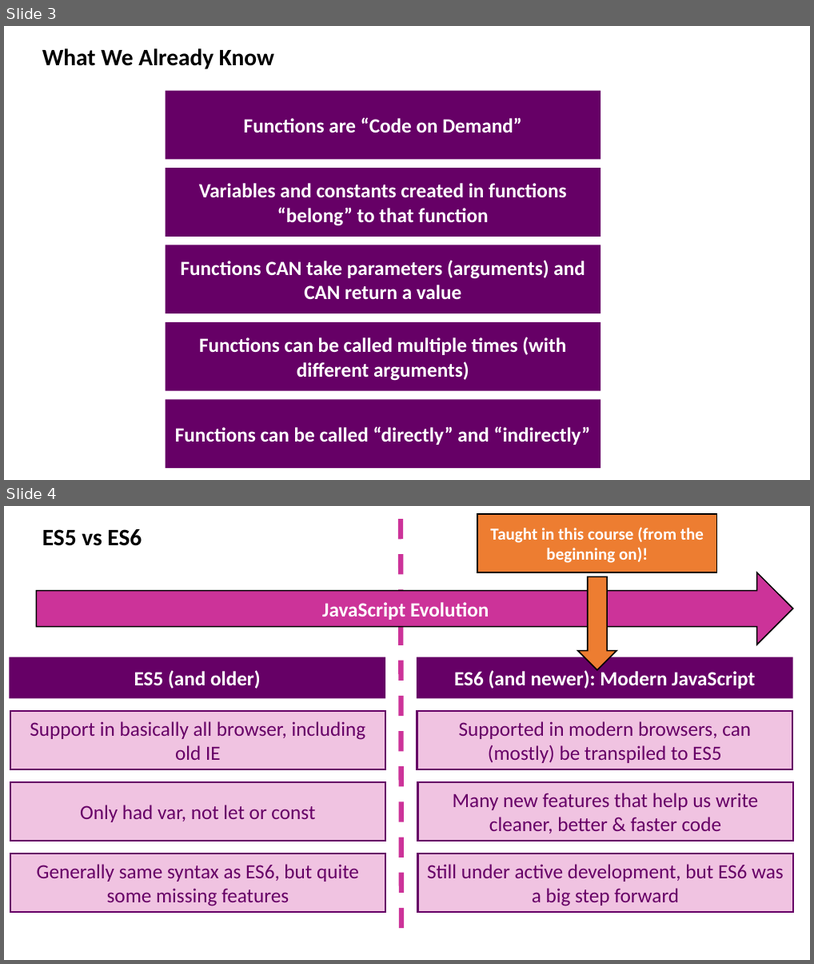
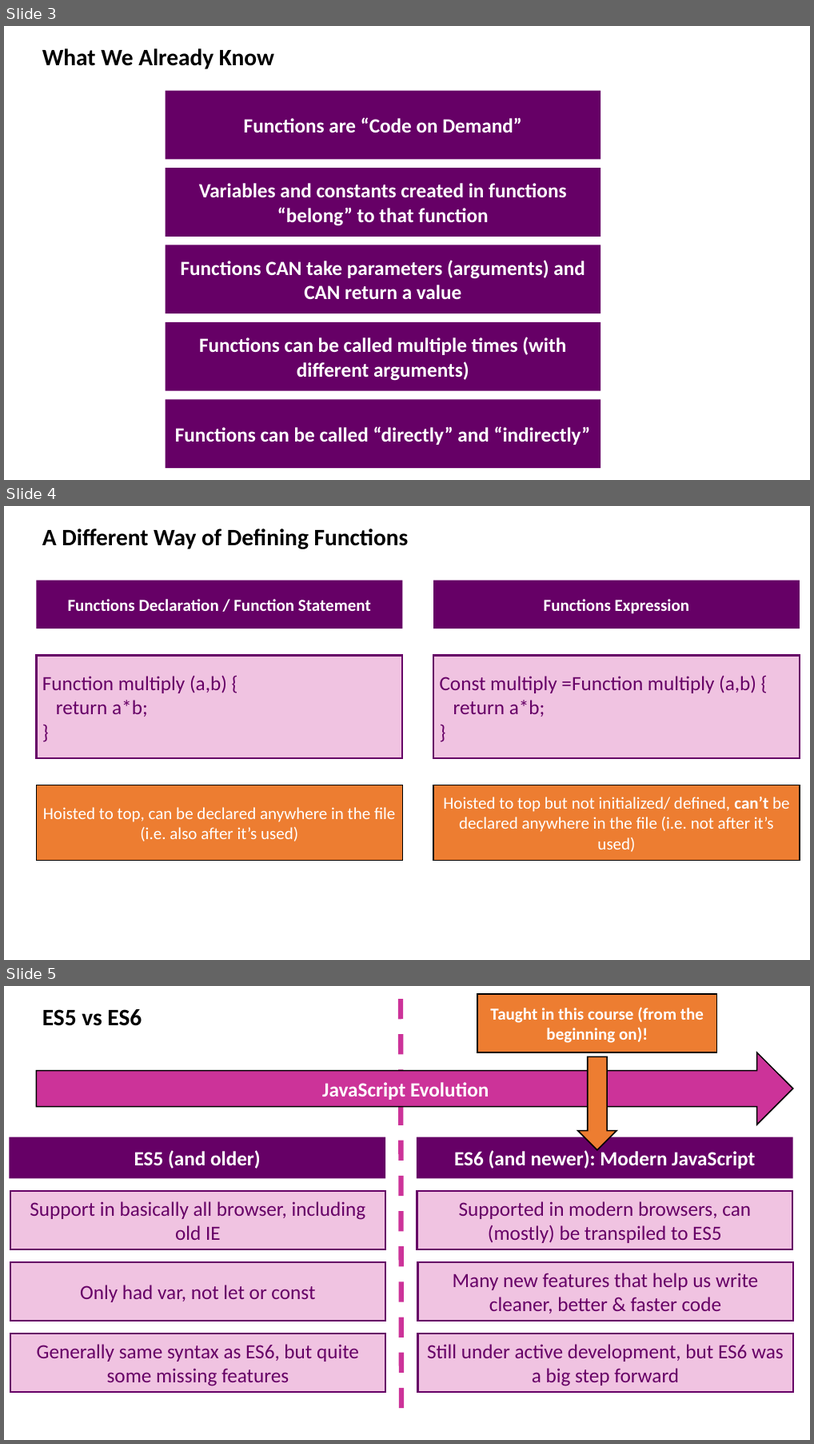
Before and after one commit to drronidz/JavaScript-The-Complete-Guide-2020, a slide deck: 6. More on Functions/docs/Introduction.pptx. Shown one above the other, each under a label of ours: slides 3 and 4 before the commit, slides 3, 4 and 5 after it. The pictures are 814x964 and 814x1444 pixels, drawn with LibreOffice and Linux fonts; fonts in the diff are those of the drawing. Boxes give left, top, right and bottom in pixels: in the first picture for what was removed or moved away, otherwise in the second. Text is boxed around its words. In the diff, an @@ line names an element or a change of style, - is before the commit and + after.

Commit message:
7. Function Expressions vs Function Declarations

```diff
--- a/6. More on Functions/docs/Introduction.pptx
+++ b/6. More on Functions/docs/Introduction.pptx
@@ slide 4 added at [4, 506, 810, 960], background #FFFFFF @@
@@ text added at [42, 528, 409, 549], 28 pt, text #000000, bold @@
+A Different Way of Defining Functions
@@ rectangle added at [37, 580, 403, 628], fill #660066, 20 pt, text #FFFFFF, bold @@
+Functions Declaration / Function Statement
@@ rectangle added at [434, 580, 801, 628], fill #660066, 20 pt, text #FFFFFF, bold @@
+Functions Expression
@@ rectangle added at [37, 656, 403, 759], fill #CC3399 at 29% opacity, outline #660066 2.25 pt, 24 pt, text #660066 @@
+Function multiply (a,b) {
+return a*b;
+}
@@ rectangle added at [434, 656, 801, 759], fill #CC3399 at 29% opacity, outline #660066 2.25 pt, 24 pt, text #660066 @@
+Const multiply =Function multiply (a,b) {
+return a*b;
+}
@@ rectangle added at [37, 785, 403, 860], fill #ED7D31, outline #000000 1.5 pt, 20 pt, text #FFFFFF @@
+Hoisted to top, can be declared anywhere in the file (i.e. also after it’s used)
@@ rectangle added at [434, 785, 801, 860], fill #ED7D31, outline #000000 1.5 pt, 20 pt, text #FFFFFF @@
+Hoisted to top but not initialized/ defined, can’t be declared anywhere in the file (i.e. not after it’s used)
@@ what was slide 4 is now slide 5 @@
```
Also in this commit, not shown: 1 other file.
